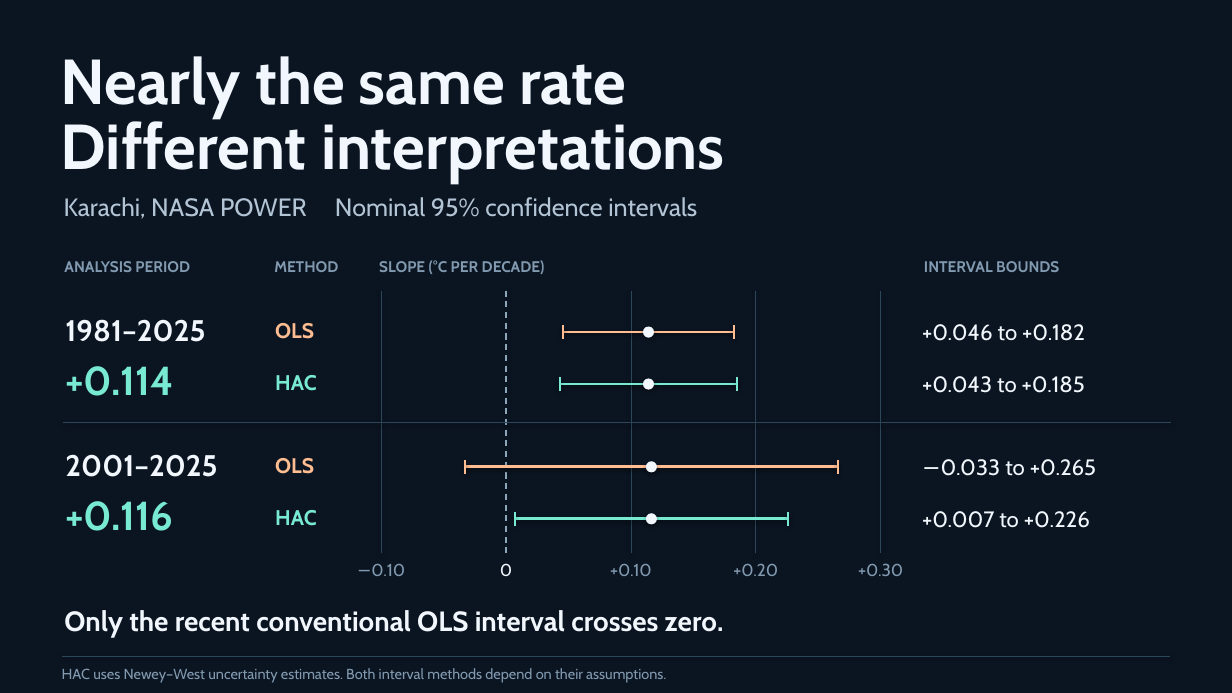
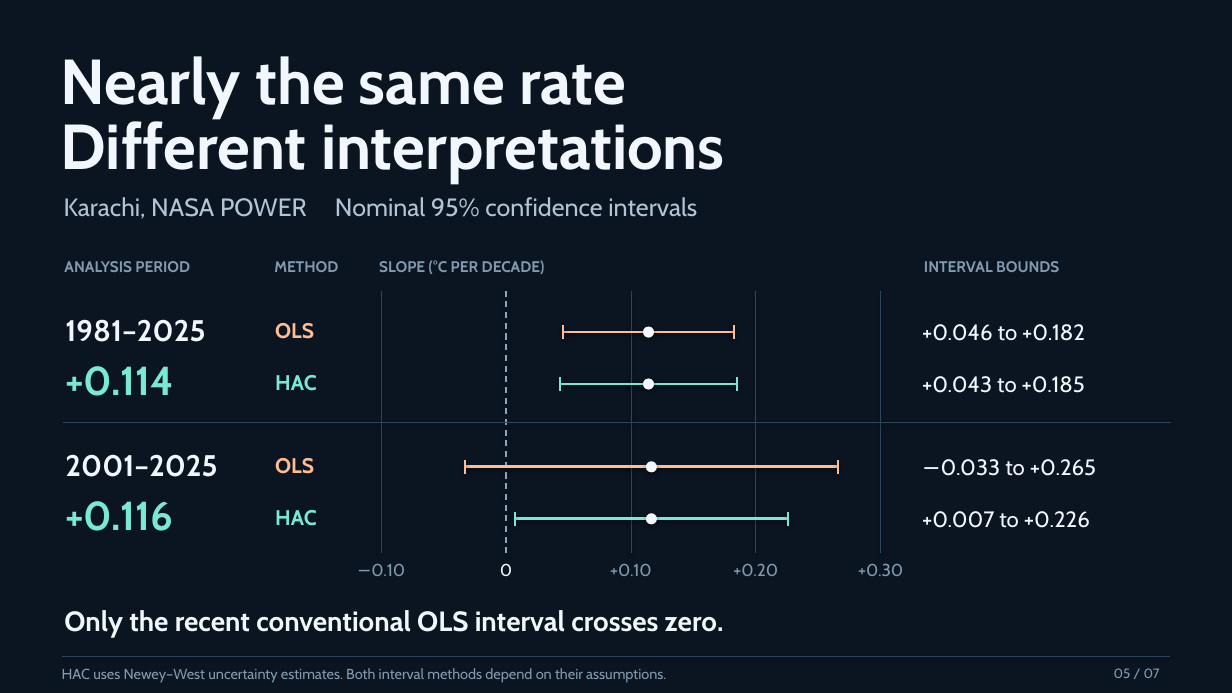
Before and after one commit to harisawan27/verdict-earth, a slide deck: slide 5 of submission/VERDICT_EARTH_DEMO.pptx. Drawn at 1232x693 pixels with LibreOffice and Linux fonts; fonts in the diff are those of the drawing. Boxes give left, top, right and bottom in pixels: in the first picture for what was removed or moved away, otherwise in the second. Text is boxed around its words. In the diff, an @@ line names an element or a change of style, - is before the commit and + after.

```diff
--- a/submission/VERDICT_EARTH_DEMO.pptx
+++ b/submission/VERDICT_EARTH_DEMO.pptx
@@ text added at [1114,668,1160,678], 10.5 pt, text #829AB0 @@
+05 / 07
```
Also in this commit, not shown: 5 other slides changed, 1 other file.
